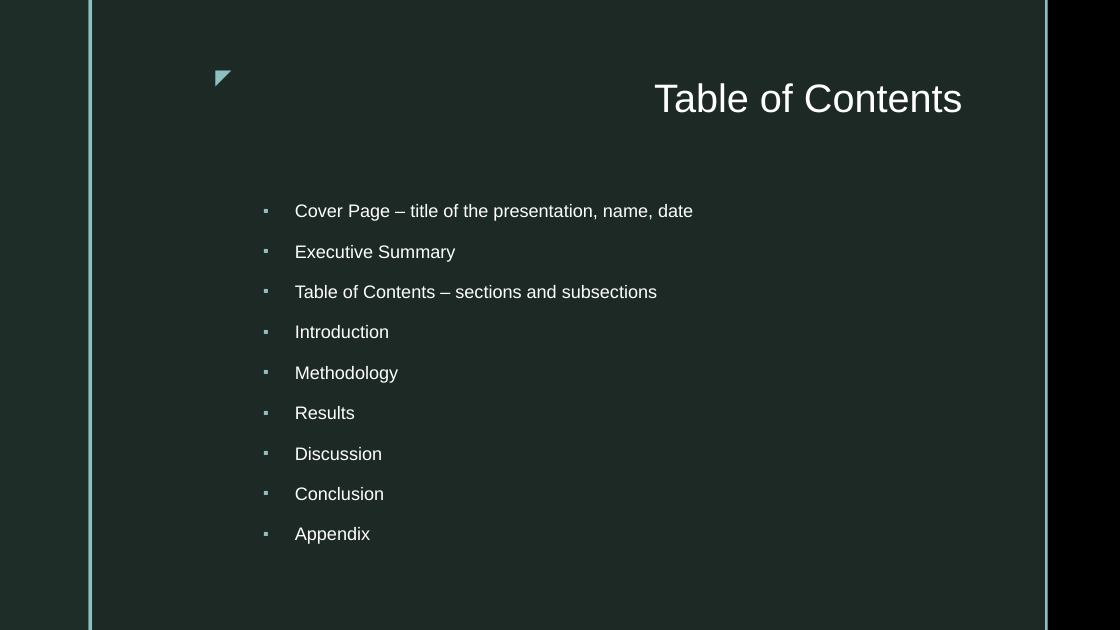
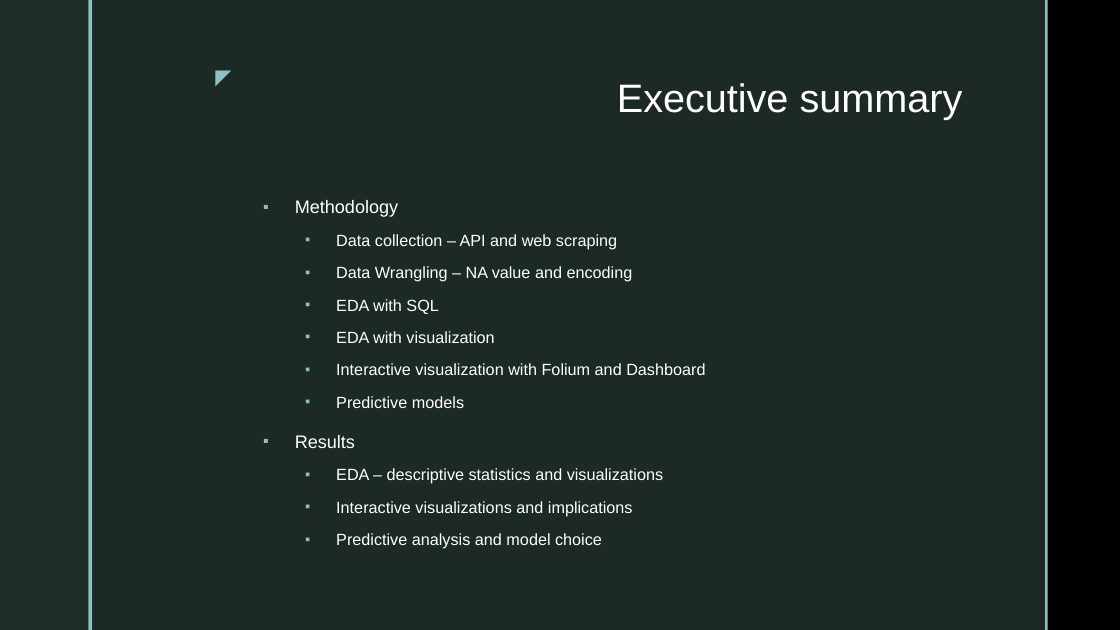
Before and after one commit to blindmouse/coursera_ibm_data_science_capstone_zwg_0124, a slide deck: slide 2 of capstoneslides.pptx. Drawn at 1120x630 pixels with LibreOffice and Linux fonts; fonts in the diff are those of the drawing; background and template pictures are left out. Boxes give left, top, right and bottom in pixels: in the first picture for what was removed or moved away, otherwise in the second. Text is boxed around its words. In the diff, an @@ line names an element or a change of style, - is before the commit and + after.

```diff
--- a/capstoneslides.pptx
+++ b/capstoneslides.pptx
@@ title at (x1=617, y1=83, x2=963, y2=120): text changed @@
-Table of Contents
+Executive summary
@@ text at (x1=295, y1=204, x2=693, y2=338): paragraphs removed @@
-▪ Cover Page – title of the presentation, name, date
-▪ Executive Summary
-▪ Table of Contents – sections and subsections
-▪ Introduction
@@ text at (x1=336, y1=234, x2=705, y2=408): paragraphs added @@
+  ▪ Data collection – API and web scraping
+  ▪ Data Wrangling – NA value and encoding
+  ▪ EDA with SQL
+  ▪ EDA with visualization
+  ▪ Interactive visualization with Folium and Dashboard
+  ▪ Predictive models
@@ text at (x1=336, y1=468, x2=663, y2=549): text changed; size 15.5 to 13.9 pt @@
-▪ Discussion
-▪ Conclusion
-▪ Appendix
+  ▪ EDA – descriptive statistics and visualizations
+  ▪ Interactive visualizations and implications
+  ▪ Predictive analysis and model choice
```
Also in this commit, not shown: 1 other file.
